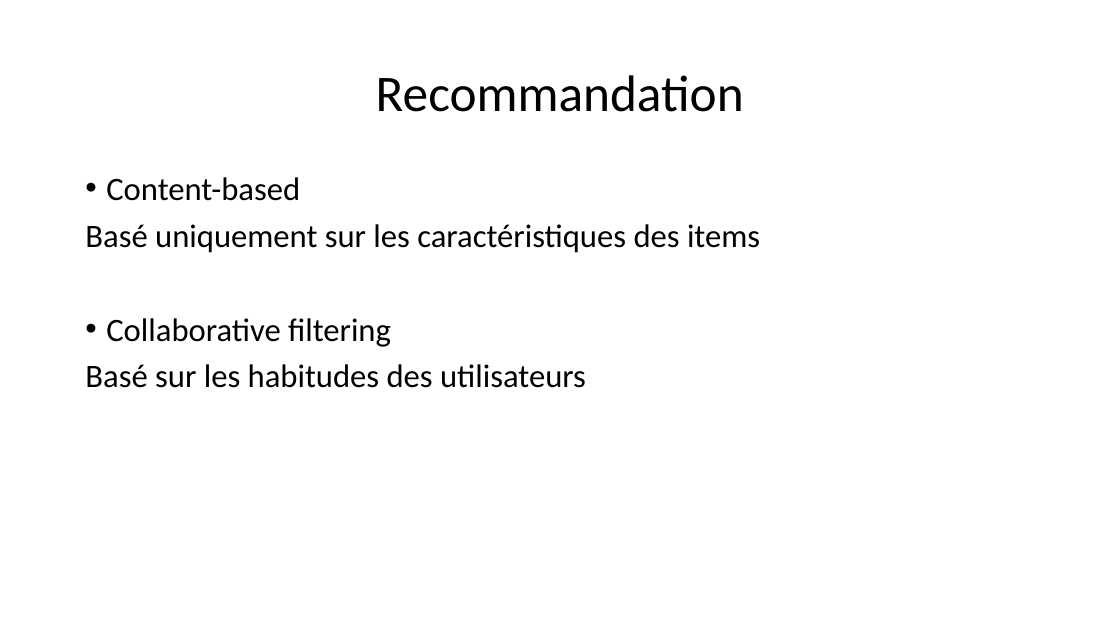
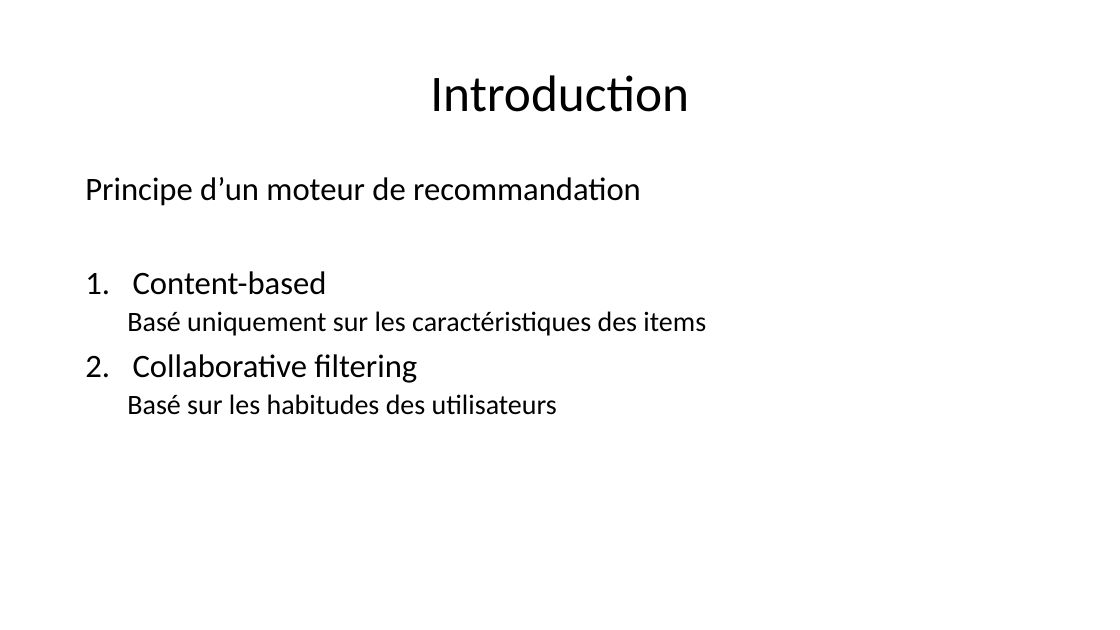
Before and after one commit to morganscao/Projet3, a slide deck: slide 3 of Rapport/Moteur de recommandations de films.pptx. Drawn at 1120x630 pixels with LibreOffice and Linux fonts; fonts in the diff are those of the drawing. Boxes give left, top, right and bottom in pixels: in the first picture for what was removed or moved away, otherwise in the second. Text is boxed around its words. In the diff, an @@ line names an element or a change of style, - is before the commit and + after.

```diff
--- a/Rapport/Moteur de recommandations de films.pptx
+++ b/Rapport/Moteur de recommandations de films.pptx
@@ title at bbox=[430, 75, 689, 112]: text changed @@
-Recommandation
+Introduction
@@ text at bbox=[85, 177, 641, 206]: paragraph added @@
+Principe d’un moteur de recommandation
@@ text at bbox=[127, 271, 706, 415]: size 28 to 24 pt in "Basé uniquement sur les caractéristiques des items", "Basé sur les habitudes des utilisateurs"; bullet • to 1.; list level 1 to 2 in "Basé uniquement sur les caractéristiques ..."; list level 1 to 2 in "Basé sur les habitudes des ..." @@
```
Also in this commit, not shown: 8 other slides changed, 1 slide added, 2 slides removed, 1 other file.
